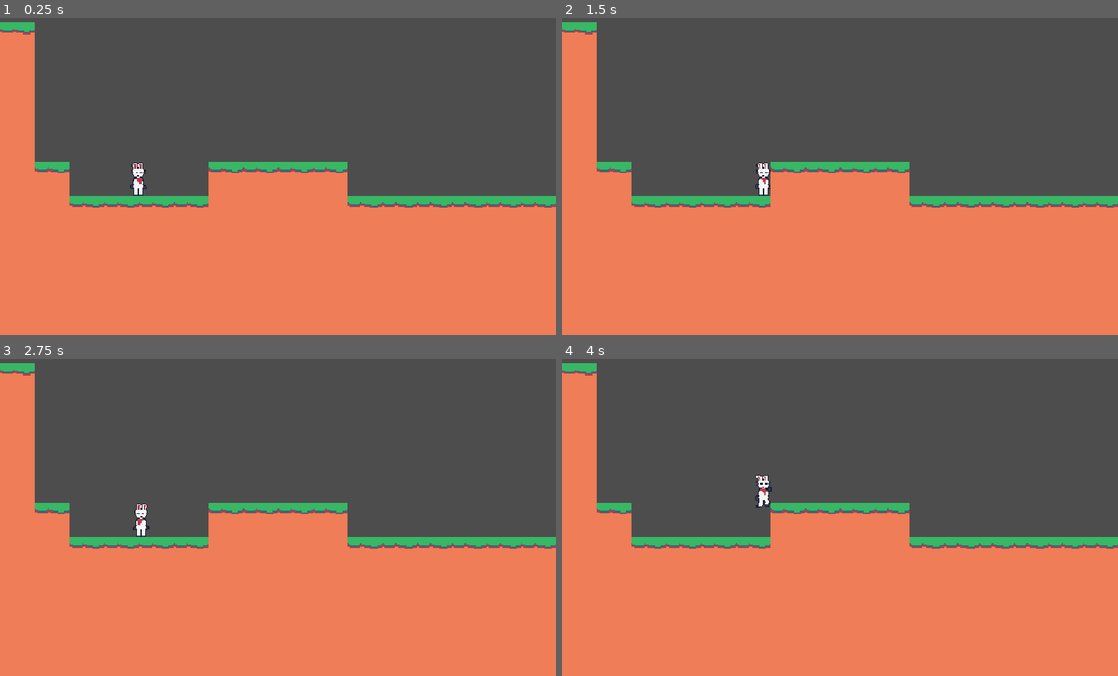
Above: before the commit, frames 1-4 (two rows, left to right).
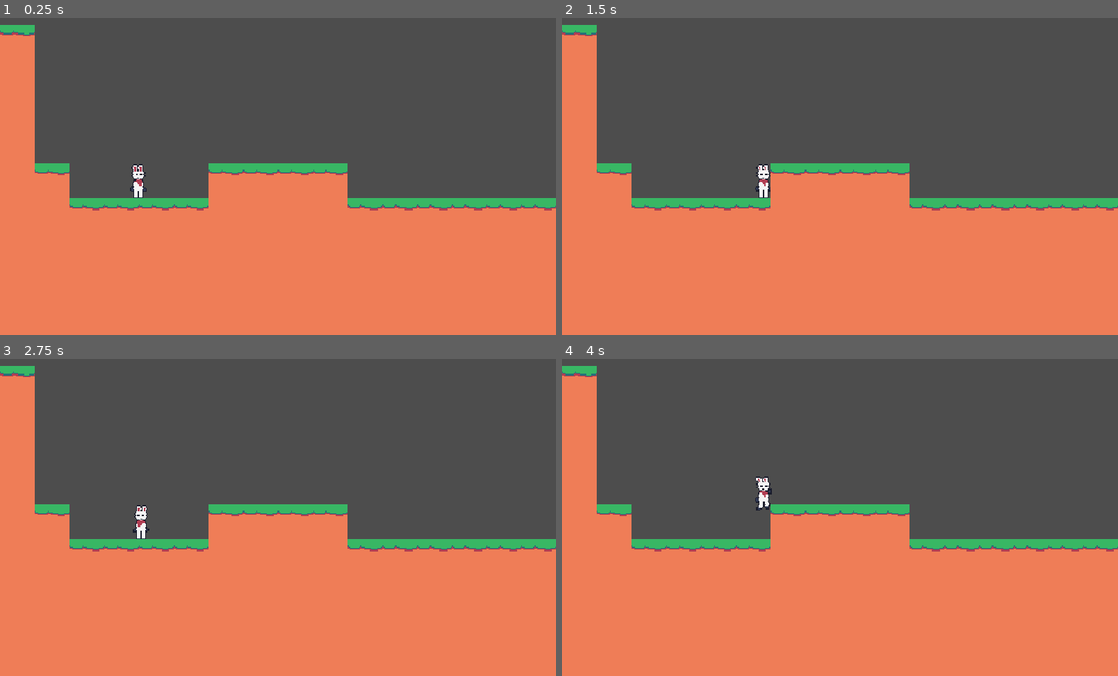
Above: after the commit, the same moments.

Repository: helladecimal/kaizo-plat
Game: Godot game, scene res://scenes/main.tscn
Two runs of this game, one before a commit and one after it. Both use one fixed random seed, a clock stepped at 60 frames per second and the inputs below.
Inputs (mouse positions are in pixels of both pictures, inside the frame that each line leads up to):
- Up to frame 1 (0.25 s): no input
- Up to frame 2 (1.5 s): tap Enter at 0.5 s; move the mouse to (962, 106) at 0.52 s; hold X (Run) 0.53-1.28 s; hold Right (Right) from 0.53 s (still down); click (962, 106) at 0.67 s; tap Z (Jump) at 0.77 s; move the mouse to (728, 147) at 1.27 s; tap Alt at 1.35 s
- Up to frame 3 (2.75 s): tap Z (Jump) at 1.52 s; move the mouse to (333, 374) at 2.02 s; release Right (Right) at 2.03 s; hold Left (Left) from 2.03 s (still down); tap Shift at 2.1 s
- Up to frame 4 (4 s): move the mouse to (812, 552) at 2.77 s; release Left (Left) at 2.78 s; hold Right (Right) from 2.78 s (still down); tap X (Run) at 2.85 s; click (812, 552) at 2.92 s; tap Z (Jump) at 3.02, 3.77 s; move the mouse to (1006, 530) at 3.52 s; tap Alt at 3.6 s

The runs differ from the first frame. In frame 1, 2.2% of the frame differs, in the area x 0-100%, y 1-61%; in frame 2, 2.1%; in frame 3, 2.1%; in frame 4, 2.2%.

Commit message:
Camera bounds stuff without scripting ! wow

Diff:
--- a/scenes/camera.gd
+++ /dev/null
@@ -1,15 +0,0 @@
-extends Camera2D
-
-
-# Called when the node enters the scene tree for the first time.
-func _ready() -> void:
-	pass # Replace with function body.
-
-@onready var plr: Player = get_tree().current_scene.get_node("player")
-var campos = position
-var horiz_bounds = 16
-var vert_bounds = 12
-
-# Called every frame. 'delta' is the elapsed time since the previous frame.
-func _process(delta: float) -> void:
-	pass
--- a/scenes/main.tscn
+++ b/scenes/main.tscn
@@ -2,7 +2,6 @@
 
 [ext_resource type="PackedScene" uid="uid://c87yrsu1ly5y5" path="res://scenes/player.tscn" id="1_o5qli"]
 [ext_resource type="Texture2D" uid="uid://ds4ewavf87fsu" path="res://sprites/tiles.png" id="2_0wfyh"]
-[ext_resource type="Script" uid="uid://gby6uysf2x4f" path="res://scenes/camera.gd" id="3_sugp2"]
 
 [sub_resource type="TileSetAtlasSource" id="TileSetAtlasSource_sugp2"]
 texture = ExtResource("2_0wfyh")
@@ -36,19 +35,27 @@
 
 [node name="Node2D" type="Node2D" unique_id=174859623]
 
+[node name="Camera" type="Camera2D" parent="." unique_id=452403267]
+position = Vector2(-64, 0)
+zoom = Vector2(2, 2)
+limit_left = -192
+limit_top = -258
+limit_right = 672
+limit_bottom = 126
+position_smoothing_speed = 0.1
+drag_horizontal_offset = -0.5
+
 [node name="player" parent="." unique_id=695067723 instance=ExtResource("1_o5qli")]
 position = Vector2(-64, 0)
+
+[node name="CamTrack" type="RemoteTransform2D" parent="player" unique_id=1672751132]
+remote_path = NodePath("../../Camera")
 
 [node name="Foreground" type="TileMapLayer" parent="." unique_id=424075486]
 texture_filter = 1
 tile_map_data = PackedByteArray("AAD//wAAAAAAAAAAAAAEAAAAAAAAAAAAAAD+/wAAAAAAAAAAAAD9/wAAAAAAAAAAAAD8/wAAAAAAAAAAAAD7/w …(1552 unchanged characters)…
 tile_set = SubResource("TileSet_g4v7s")
 
-[node name="Camera" type="Camera2D" parent="." unique_id=452403267]
-position = Vector2(64, -64)
-zoom = Vector2(2, 2)
-script = ExtResource("3_sugp2")
-
 [node name="HazardLayer" type="TileMapLayer" parent="." unique_id=1368492085]
 texture_filter = 1
 tile_set = SubResource("TileSet_yf5fn")
Not shown, removed: scenes/camera.gd.uid
Not shown, added: scenes/main.tscn101134433.tmp
Not shown, added: scenes/main.tscn1752209550.tmp
Not shown, added: scenes/main.tscn368151312.tmp
Not shown, added: scenes/main.tscn84450783.tmp
